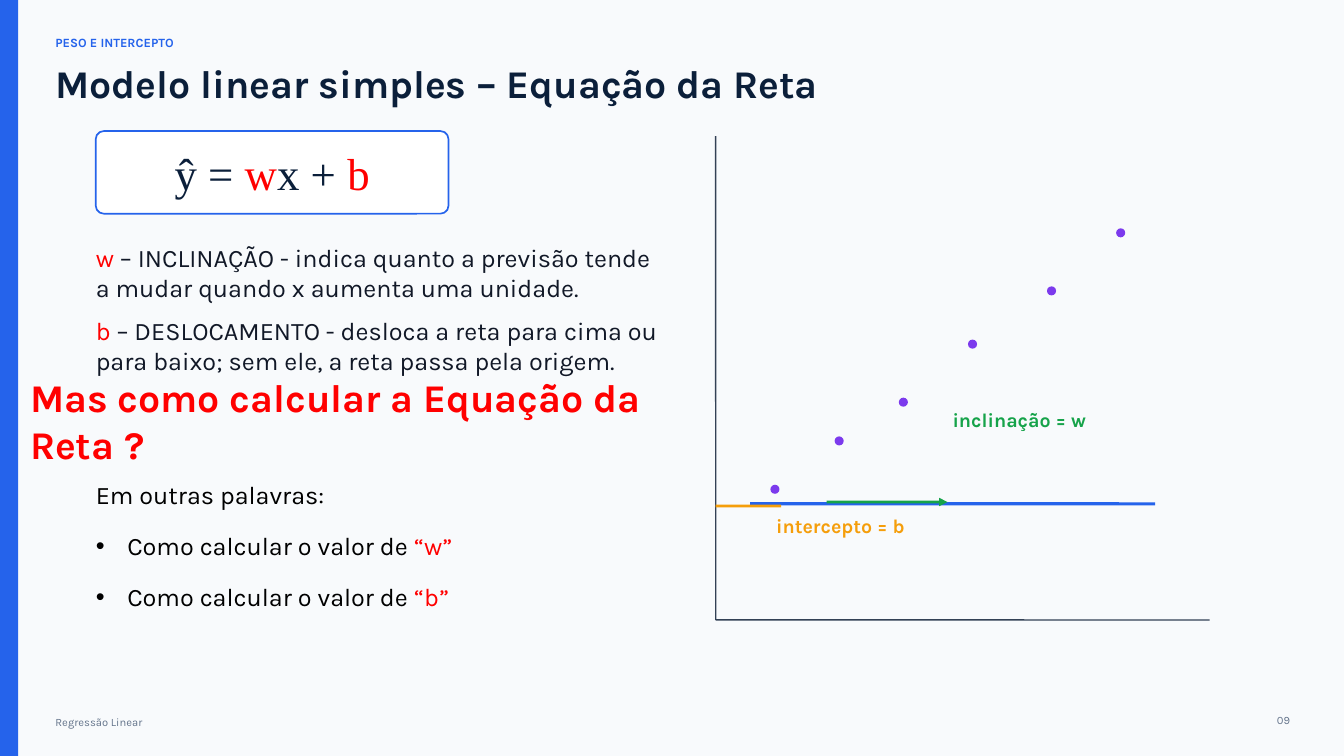
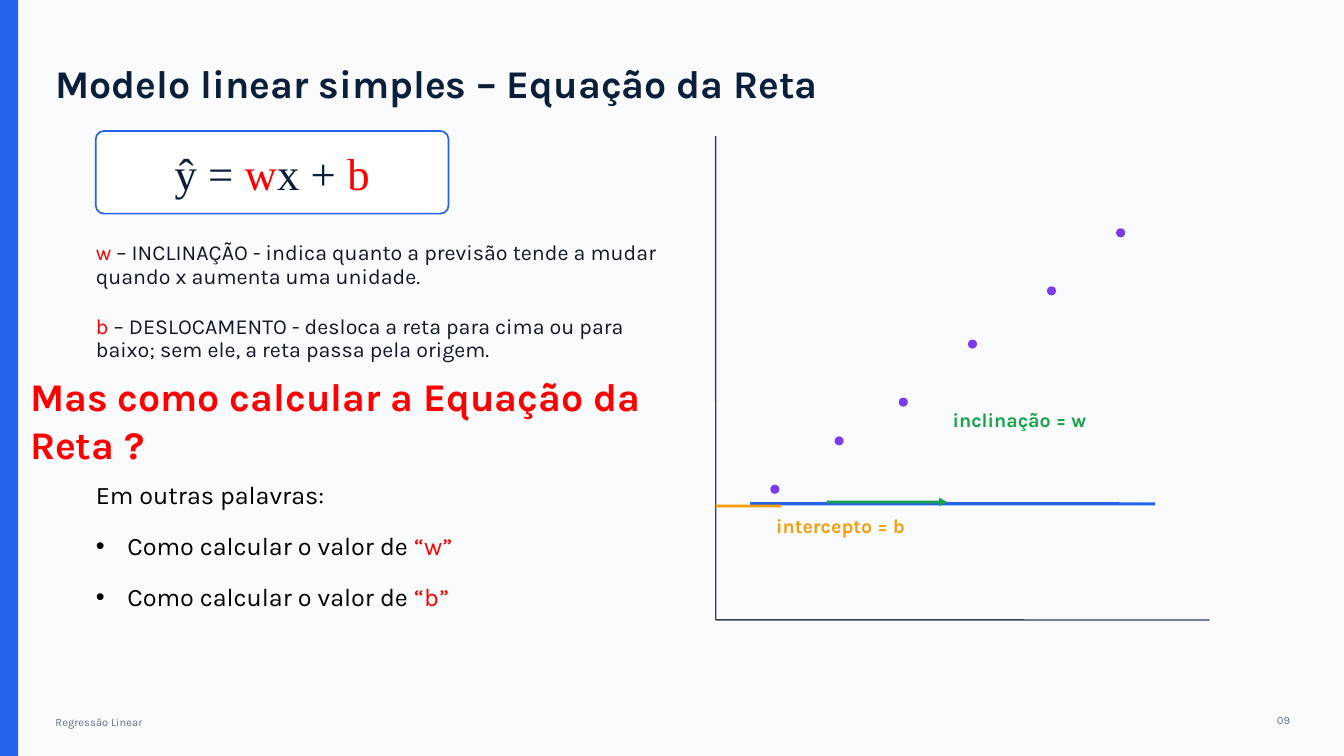
Before and after one commit to bruno-antonio-marques/2026-2-gestao-e-analise-de-dados-exercicios, a slide deck: slide 12 of 03-2026-08-25-coleta_de_dados_e_regressao_linear/aula_regressao_linear.pptx. Drawn at 1344x756 pixels with LibreOffice and Linux fonts; fonts in the diff are those of the drawing. Boxes give left, top, right and bottom in pixels: in the first picture for what was removed or moved away, otherwise in the second. Text is boxed around its words. In the diff, an @@ line names an element or a change of style, - is before the commit and + after.

```diff
--- a/03-2026-08-25-coleta_de_dados_e_regressao_linear/aula_regressao_linear.pptx
+++ b/03-2026-08-25-coleta_de_dados_e_regressao_linear/aula_regressao_linear.pptx
@@ text removed at (55, 38, 174, 47) @@
-PESO E INTERCEPTO
@@ text "w – INCLINAÇÃO - indica ..." at (96, 242, 656, 289): size 18 to 15.3 pt; line spacing 1 to 0.9 @@
@@ text "b – DESLOCAMENTO - desloca ..." at (96, 319, 623, 363): size 18 to 15.3 pt; line spacing 1 to 0.9 @@
```
Also in this commit, not shown: 22 other slides changed, 2 slides added, 1 slide removed.
